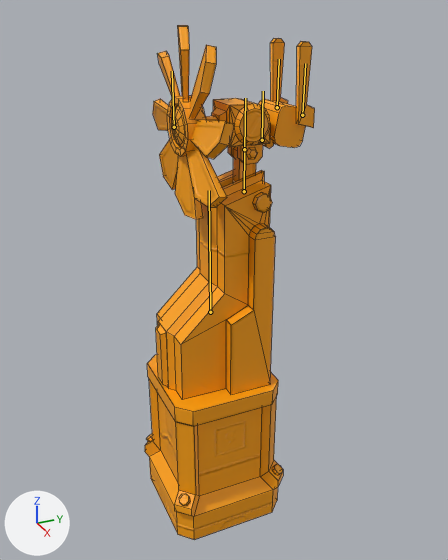
The FBX model Objects/Mesh/obj_factory_windmill_01.fbx: old version first, new version second.
Before and after are seen from a camera (50 mm lens) standing at (0.599, -0.252, 0.338) and looking at (-0.007, 0.02, 0.035). Arrows for +X, +Y and +Z are at lower left; the lights stay in place. The bones that bend it are drawn over the model as lines. Mesh edges are drawn as thin lines.

Names of what the first picture shows: 'obj_factory_windmill_lp_joint_body'.
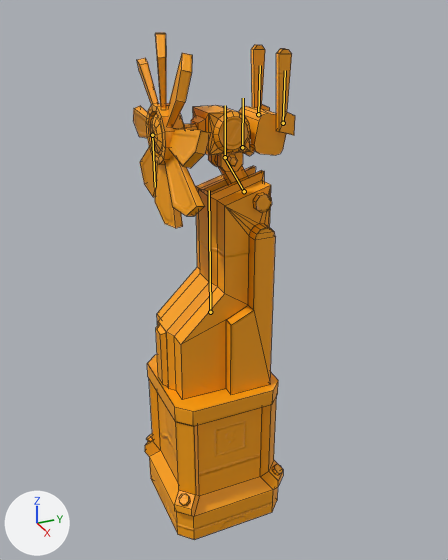
Commit message: windmill stuff again

The newer file adds an action. The first version stands in its rest pose; the second is drawn at frame 21 of the action 'Armature|ArmatureAction'.

Boxes [x1, y1, x2, y2] around the edits, measured in the pictures (448 x 560 px):
'obj_factory_windmill_lp_joint_body', posed
    before: [145, 25, 315, 540]
    after: [133, 33, 295, 540]
bone 'Neck', root to tip
    before: (244, 191) to (244, 149)
    after: (244, 191) to (224, 157)
bone 'Head', root to tip
    before: (244, 149) to (245, 98)
    after: (225, 157) to (225, 105)
bone 'Prop', root to tip
    before: (174, 127) to (172, 71)
    after: (152, 135) to (155, 187)

What the commit changed:
Bone 'Neck' (bone_neck) turns from (0, 0, 0) to (30, 0, 0) degrees about its own x, y and z.
Bone 'Head' (bone_head) turns from (0, 0, 0) to (-30, 0, 0) degrees about its own x, y and z.
Bone 'Prop' (bone_prop) turns from (0, 0, 0) to (0, 0, 180) degrees about its own x, y and z.
